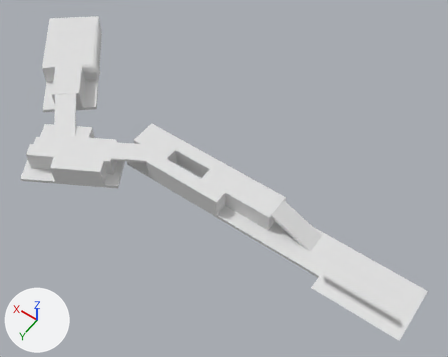
Before and after pictures for a commit that changed the FBX model Content/Placeable/RoadModule/D2/D2_MapBaked.fbx.
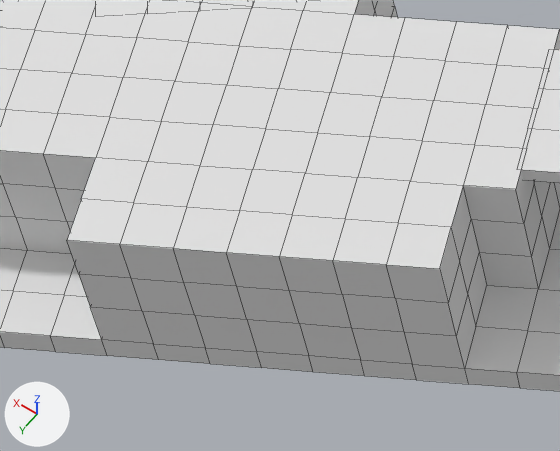
Each version is shown whole from a camera (50 mm lens) standing at (-0.7, 40.4, 69.3) and looking at (30.4, -3.1, 1.0), then close up on the part from 9% to 26% of the width and 38% to 55% of the height. Arrows for +X, +Y and +Z are at lower left; the lights stay in place. The close-ups show mesh edges as thin lines. Where no turn or scale is listed for an object, it has been applied to the vertices. Vertices at the same position are counted once.

Script lines for the objects in view, before the commit:
```python
me_object_merge10 = bpy.data.meshes.new('object_merge10')
me_object_merge10.from_pydata(...)  # 1642 vertices, 1465 faces; spans x 0.0..71.3, y -16.2..13.0, z -0.5..5.2
me_object_merge10.materials.append(mat_masked)  # light grey #e2e2e2
ob_object_merge10 = bpy.data.objects.new('object_merge10', me_object_merge10)
ob_object_merge10.location = (0.0, 0.0, 0.0)
```
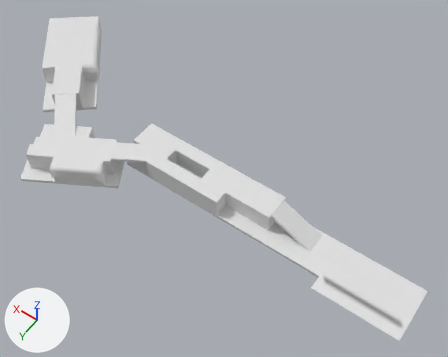
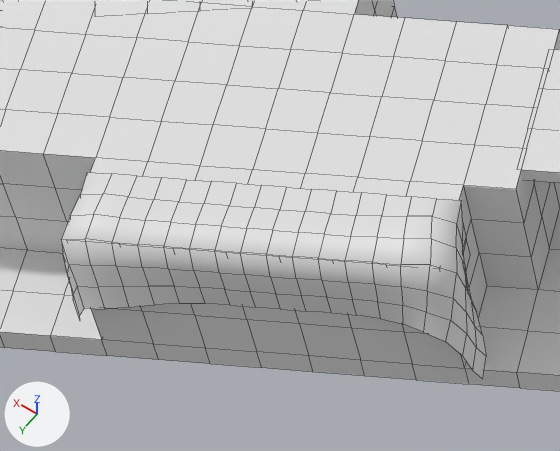
Pixel boxes (x1, y1, x2, y2) of what changed, in the close-ups (560 x 451 px):
part 1 of me_object_merge10, added: after (61, 172, 486, 379)

Edits to the bpy script that builds the scene:
```text
Change me_object_merge10:
    used by ob_object_merge10; location = (0.0, 0.0, 0.0)
    remove me_object_merge10.from_pydata(...)  # 1642 vertices, 1465 faces; spans x 0.0..71.3, y -16.2..13.0, z -0.5..5.2
    add me_object_merge10.from_pydata(...)  # 1789 vertices, 1585 faces; spans x 0.0..71.3, y -16.2..13.0, z -0.5..5.2
    me_object_merge10 part 1: a new loose piece of 147 vertices spanning x 43.3..50.8, y 5.6..10.9, z 0.2..3.2, in mat_masked (light grey #e2e2e2)
```
